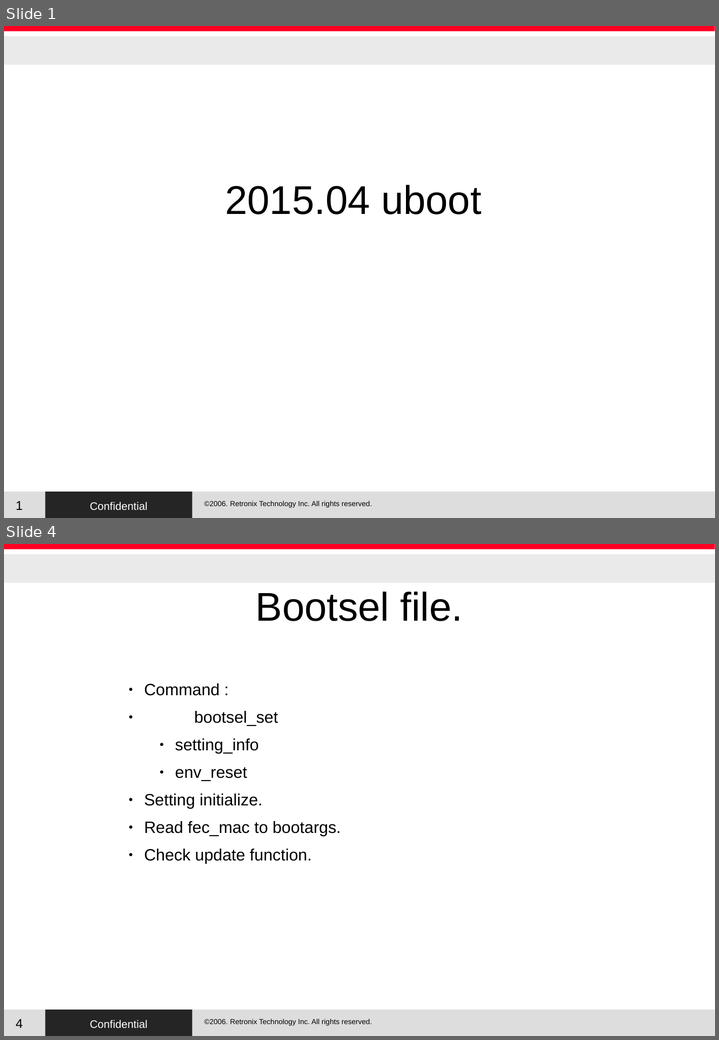
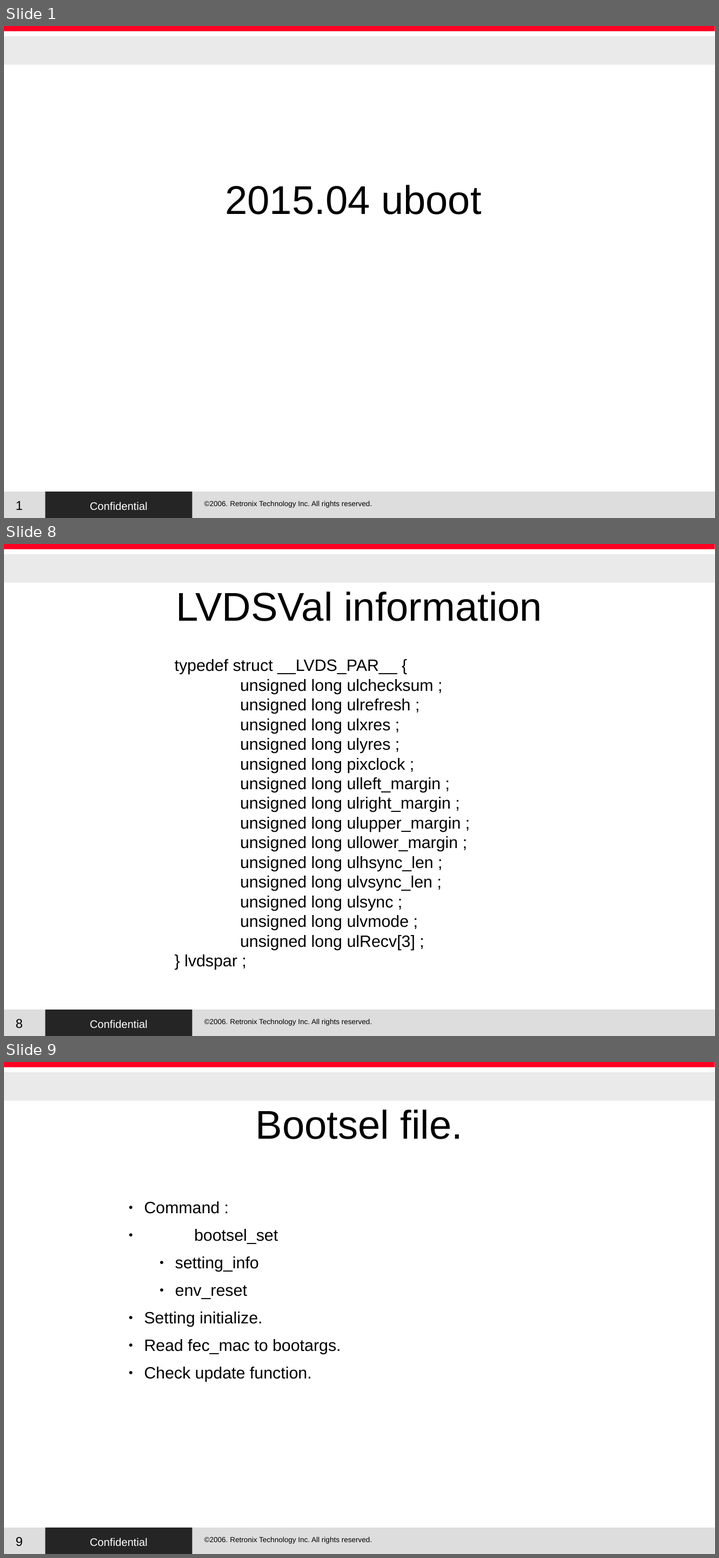
Before and after one commit to RetronixTechInc/u-boot-rtx, a slide deck: RTX/uboot.odp. Shown one above the other, each under a label of ours: slides 1 and 4 before the commit, slides 1, 8 and 9 after it; the slides between them are not shown. The pictures are 719x1040 and 719x1558 pixels, drawn with LibreOffice and Linux fonts; fonts in the diff are those of the drawing; background and template pictures are left out. Boxes give left, top, right and bottom in pixels: in the first picture for what was removed or moved away, otherwise in the second. Text is boxed around its words. In the diff, an @@ line names an element or a change of style, - is before the commit and + after.

Commit message:
modify lvds_val get info.

```diff
--- a/RTX/uboot.odp
+++ b/RTX/uboot.odp
@@ slide 8 added at (x1=4, y1=544, x2=715, y2=1036), background #FFFFFF; not listed: 5 template elements that a slide beside it also shows @@
@@ title added at (x1=176, y1=592, x2=542, y2=621), 44 pt, text #000000 @@
+LVDSVal information
@@ text added at (x1=175, y1=659, x2=461, y2=950), 18 pt, text #000000 @@
+typedef struct __LVDS_PAR__ {
+unsigned long ulchecksum ;
+unsigned long ulrefresh ;
+unsigned long ulxres ;
+unsigned long ulyres ;
+unsigned long pixclock ;
+unsigned long ulleft_margin ;
+unsigned long ulright_margin ;
+unsigned long ulupper_margin ;
+unsigned long ullower_margin ;
+unsigned long ulhsync_len ;
+unsigned long ulvsync_len ;
+unsigned long ulsync ;
+unsigned long ulvmode ;
+unsigned long ulRecv[3] ;
+} lvdspar ;
@@ page number added at (x1=16, y1=1019, x2=23, y2=1028), 14 pt, text #000000 @@
+8
@@ what was slide 4 is now slide 9 @@
@@ page number at (x1=16, y1=1537, x2=23, y2=1546): text changed @@
-4
+9
```
Also in this commit, not shown: 2 slides changed, 4 other slides added, 1 other file.
